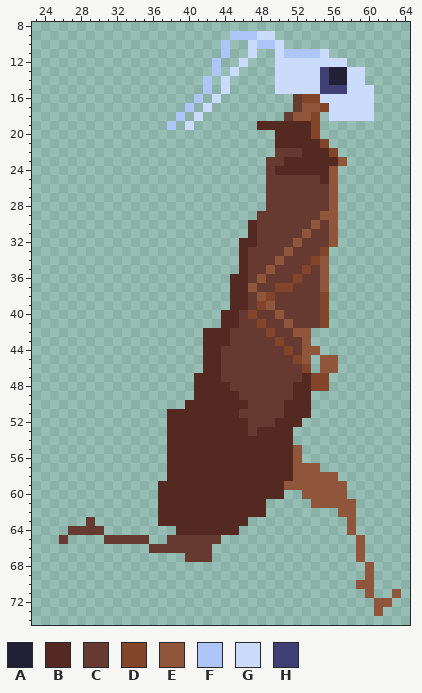
Sprite sheet, stored at Assets/Sprites/Cockroach/Player/Run/run_6.png. Above is the file before it was changed.
The file is 90x90 pixels. Shown: x 23..64, y 8..74.
Palette (. is transparent): A #222034  B #542922  C #663931  D #824529  E #8f563b  F #adc5f7  G #cbdbfc  H #3f3f74
Pixels before (only the part around the change), first column x 23:
 8 ..........................................
 9 ......................FFFGG...............
10 .....................F..GFFG..............
11 .....................F..G..GFFFFG.........
12 ....................F..G...GGGGGGGG.......
13 ....................F.G....GGGGGHAAGG.....
14 ...................F.G.....GGGGGHAAGG.....
15 ...................F.G.....GGGGGHHHGGG....
16 ..................F.G........CDDGGGGGG....
17 .................F.G.........CEEDGGGGG....
18 ................F.G.........CEED.GGGGG....
19 ...............F.G.......BBBBBBD..........
20 ...........................BBBBD..........
21 ...........................BBBBBD.........
22 ...........................CCCBBBD........
23 ..........................CCBBBBBBE.......
24 ..........................CBBBBBBE........
25 ..........................CCCCCCBE........
26 ..........................CCCCCCCE........
27 ..........................CCCCCCCE........
28 ..........................CCCCCCCE........
29 .........................CCCCCCCEE........
30 ........................BCCCCCCECE........
31 ........................BCCCCCECCE........
32 .......................BBCCCCECCCE........
33 .......................BCCCCECCCD.........
34 .......................BCCCECCCDE.........
35 .......................BCCECCCDCE.........
36 ......................BBCECCCDCCE.........
37 ......................BBECCDDCCCE.........
38 ......................BBCEDCCCCCD.........
39 ......................BBCDECCCCCD.........
40 .....................BBCDCCECCCCD.........
41 .....................BBCCDCCECCCD.........
42 ...................BBBCCCCDCCEE...........
43 ...................BBBCCCCCDCCE...........
44 ...................BBCCCCCCCDCEE..........
45 ...................BBCCCCCCCCDE.EE........
46 ...................BBCCCCCCCCCD.EE........
47 ..................BBBCCCCCCCCCBDD.........
48 ..................BBBBCCCCCCCBBDD.........
49 ..................BBBBBCCCCCCBB...........
50 .................BBBBBBBCCCCBBB...........
51 ...............BBBBBBBBCCCCCBBB...........
52 ...............BBBBBBBBBCCCBBB............
53 ...............BBBBBBBBBCBBBB.............
54 ...............BBBBBBBBBBBBBB.............
55 ...............BBBBBBBBBBBBBBE............
56 ...............BBBBBBBBBBBBBBE............
57 ...............BBBBBBBBBBBBBBEEE..........
58 ...............BBBBBBBBBBBBBBEEEEE........
59 ..............BBBBBBBBBBBBBBEEEEEEE.......
60 ..............BBBBBBBBBBBBBB..EEEEE.......
61 ..............BBBBBBBBBBBB.....EEEEE......
62 ..............BBBBBBBBBBBB........EE......
63 ......C.......BBBBBBBBBB...........E......
64 ....CCCC........BBBBBBB............E......
65 ...C....CCCCC..CCCCCC...............E.....
66 .............CCCCCCC................E.....
67 .................CCC................E.....
68 .....................................E....
69 .....................................E....
70 ....................................EE....
71 .....................................E..E.
72 ......................................EE..
73 ......................................E...
74 ..........................................
The result:
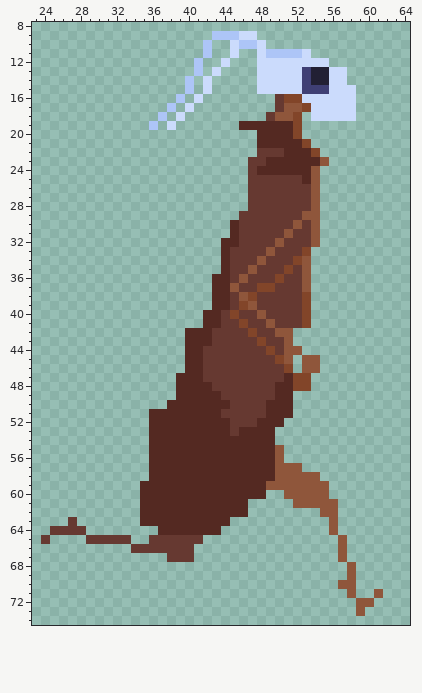
The edit:
Changed rows in their new state; - is an unchanged pixel.
first column x 24:
 9 -------------------FF-GG..--------------
10 ------------------F-.GFFG..-------------
11 ------------------F-.G-.GFF--G..--------
12 -----------------F-.G-.-GG------..------
13 -----------------F-G-.--GG---HAAGG..----
14 ----------------F-G-.---GG---HAAGG..----
15 ----------------F-G-.---GG---HH-GG-..---
16 ---------------F-G-.------CDDGG----..---
17 --------------F-G-.-------CEEDGG---..---
18 -------------F-G-.-------CEED.GG---..---
19 ------------F-G-.-----BB----D..---------
20 ------------------------BB--D..---------
21 ------------------------BB---D..--------
22 ------------------------CC-BB-D..-------
23 -----------------------CCBB----E..------
24 -----------------------CBB----E..-------
25 -----------------------CC----BE..-------
26 -----------------------CC-----E..-------
27 -----------------------CC-----E..-------
28 -----------------------CC-----E..-------
29 ----------------------CC-----EE..-------
30 ---------------------BCC----E--..-------
31 ---------------------BCC---E-CE..-------
32 --------------------BBCC--E-C-E..-------
33 --------------------BCC--E-C-D..--------
34 --------------------BCC-E-C-DE..--------
35 --------------------BCCE-C-D-E..--------
36 -------------------BBCE-C-D-CE..--------
37 -------------------BBECCDDCC-E..--------
38 -------------------BBCEDCC---D..--------
39 -------------------BBCDECC---D..--------
40 ------------------BBCD-CE-C--D..--------
41 ------------------BBCCD-CE-C-D..--------
42 ----------------BB-CC--D-CEE..----------
43 ----------------BB-CC---D-CE..----------
44 ----------------BBCC-----D-EE..---------
45 ----------------BBCC------DE.-E..-------
46 ----------------BBCC-------D.EE..-------
47 ---------------BB-CC-------BDD..--------
48 ---------------BB--CC-----BBDD..--------
49 ---------------BB---CC----BB..----------
50 --------------BB-----CC--BB-..----------
51 ------------BB------CC---BB-..----------
52 ------------BB-------CC-BB-..-----------
53 ------------BB-------C-B--..------------
54 ------------BB------------..------------
55 ------------BB------------E..-----------
56 ------------BB------------E..-----------
57 ------------BB------------EE-..---------
58 ------------BB------------EE---..-------
59 -----------BB------------EE-----..------
60 -----------BB------------..EE---..------
61 -----------BB----------..---EE---..-----
62 -----------BB----------..------EE..-----
63 ---C-.-----BB--------..---------E-.-----
64 -CC--..------BB-----..----------E-.-----
65 C-.--CC---..CC----..-------------E-.----
66 ----------CC-----..--------------E-.----
67 --------------CC-..--------------E-.----
68 ----------------------------------E-.---
69 ----------------------------------E-.---
70 ---------------------------------EE..---
71 ----------------------------------E-.E-.
72 -----------------------------------EE..-
73 -----------------------------------E-.--
